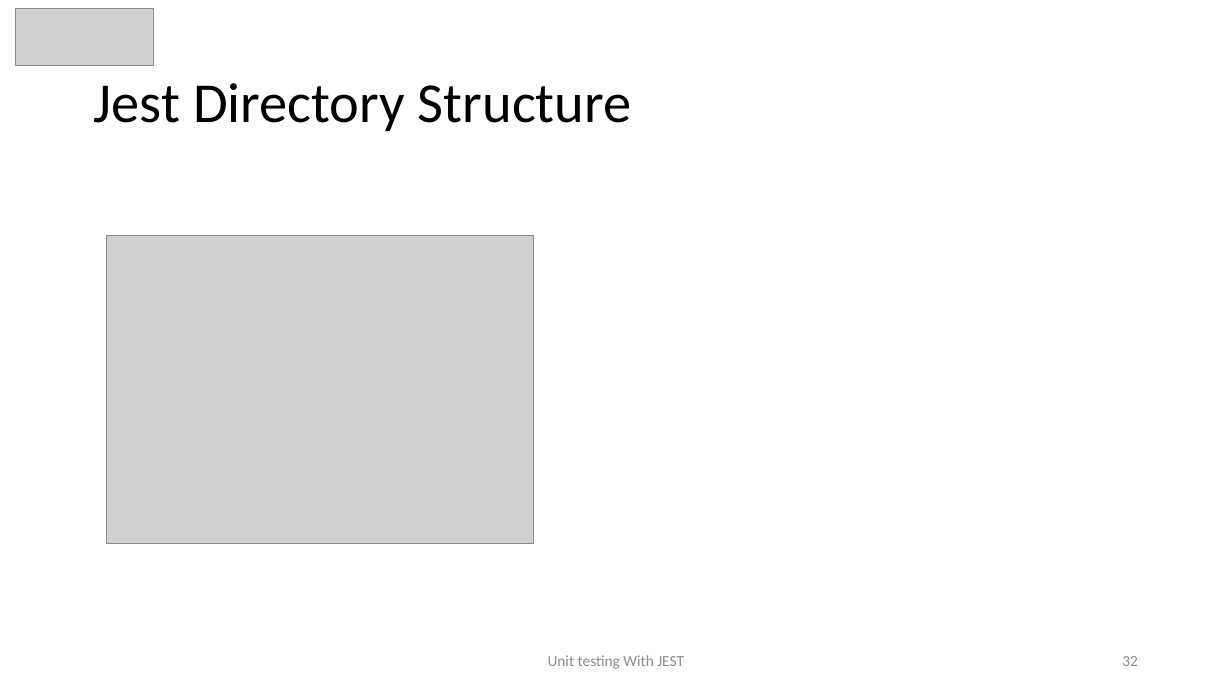
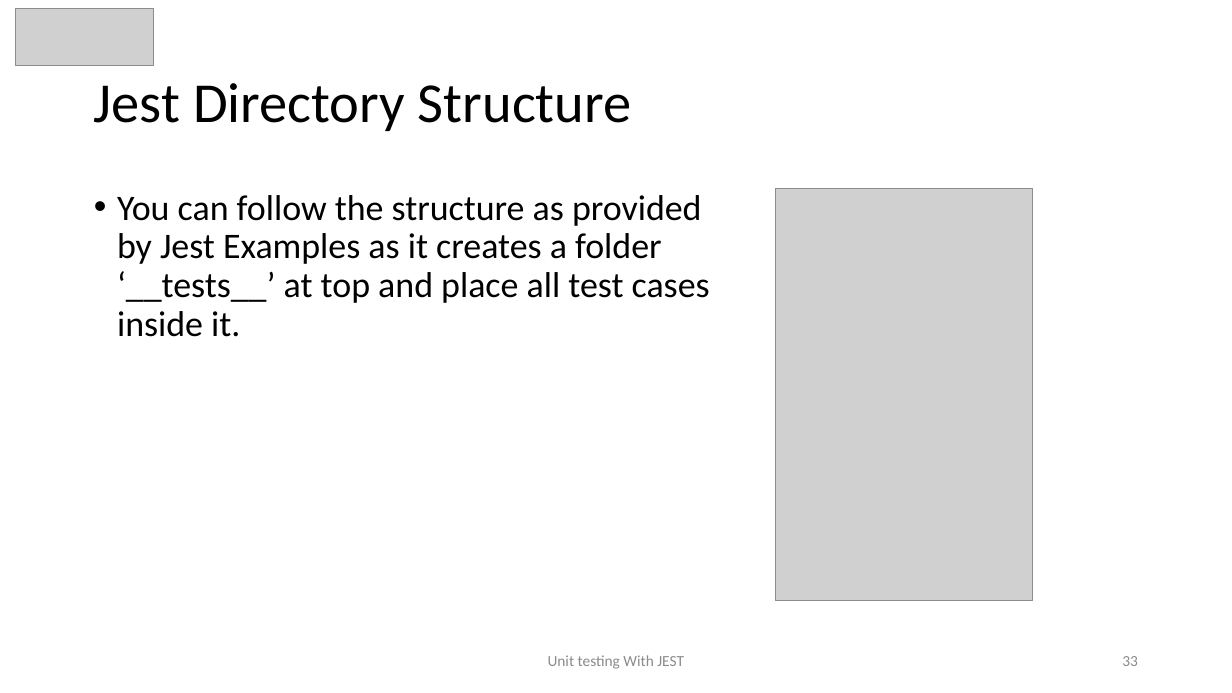
Before and after one commit to awahab29/samplealt, a slide deck: slide 33 of React.pptx (slide 32 before the commit). Drawn at 1232x693 pixels with LibreOffice and Linux fonts; fonts in the diff are those of the drawing; grey boxes stand for pictures. Boxes give left, top, right and bottom in pixels: in the first picture for what was removed or moved away, otherwise in the second. Text is boxed around its words. In the diff, an @@ line names an element or a change of style, - is before the commit and + after.

Commit message:
updated jest test

```diff
--- a/React.pptx
+++ b/React.pptx
@@ text added at (x1=117, y1=195, x2=710, y2=337), 28 pt, text #000000 @@
+• You can follow the structure as provided by Jest Examples as it creates a folder ‘__tests__’ at top and place all test cases inside it.
@@ picture added at (x1=775, y1=189, x2=1032, y2=601) @@
@@ picture removed at (x1=106, y1=236, x2=533, y2=543) @@
@@ page number at (x1=1122, y1=656, x2=1138, y2=666): text changed @@
-32
+33
```
Also in this commit, not shown: 1 slide added.
